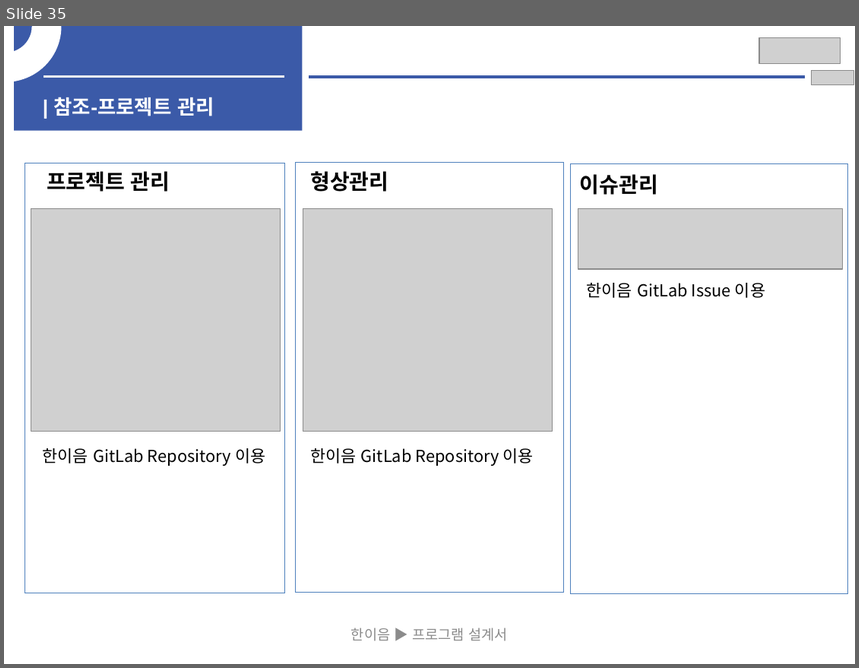
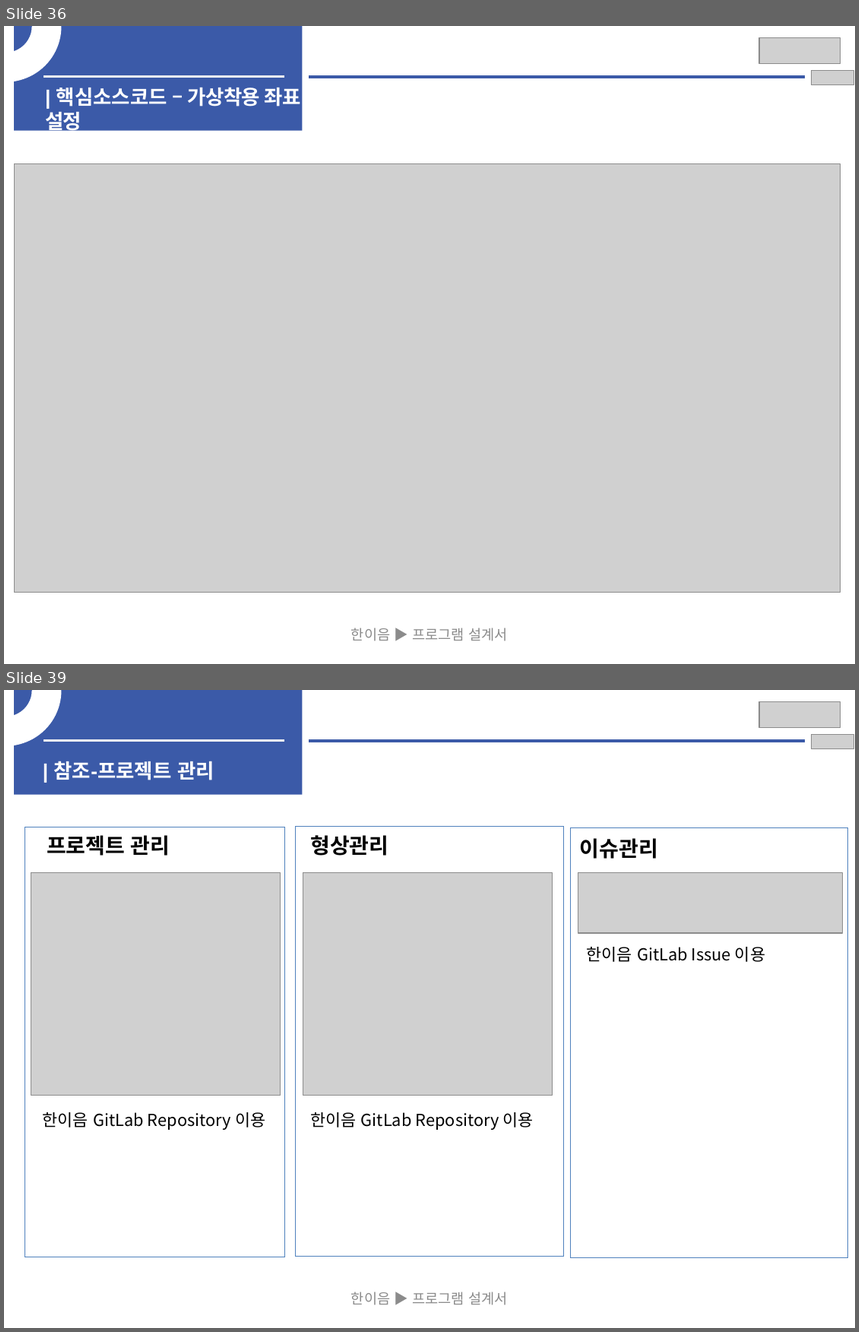
Before and after one commit to longBright/Hanium_Prj, a slide deck: 01_Documents/01_보고서/05_개발보고(2차)/SW개발_HW제작설계서_일반_2차초안.pptx. Shown one above the other, each under a label of ours: slide 35 before the commit, slides 36 and 39 after it; the slides between them are not shown. The pictures are 859x668 and 859x1332 pixels, drawn with LibreOffice and Linux fonts; fonts in the diff are those of the drawing; grey boxes stand for pictures. Boxes give left, top, right and bottom in pixels: in the first picture for what was removed or moved away, otherwise in the second. Text is boxed around its words. In the diff, an @@ line names an element or a change of style, - is before the commit and + after.

```diff
--- a/01_Documents/01_보고서/05_개발보고(2차)/SW개발_HW제작설계서_일반_2차초안.pptx
+++ b/01_Documents/01_보고서/05_개발보고(2차)/SW개발_HW제작설계서_일반_2차초안.pptx
@@ slide 36 added at [4, 26, 855, 664], background #FFFFFF @@
@@ arch (boxed as its full ring) added at [4, 26, 60, 81], fill #FFFFFF, outline #FFFFFF 2 pt @@
@@ rectangle added at [14, 26, 303, 131], fill #3B5AA8 @@
@@ picture added at [760, 38, 841, 63] @@
@@ picture added at [812, 70, 854, 85] @@
@@ line added from (44, 76) to (285, 76), #F2F2F2 2.25 pt @@
@@ text added at [45, 87, 301, 134], 17 pt, text #FFFFFF, bold @@
+| 핵심소스코드 – 가상착용 좌표 설정
@@ line added from (309, 77) to (805, 77), #3B5AA8 2.25 pt @@
@@ picture added at [14, 164, 841, 593] @@
@@ text added at [351, 628, 507, 642], 12 pt, text #8C8C8C @@
+한이음 ▶ 프로그램 설계서
@@ what was slide 35 is now slide 39 @@
```
Also in this commit, not shown: 1 slide changed, 3 other slides added.
